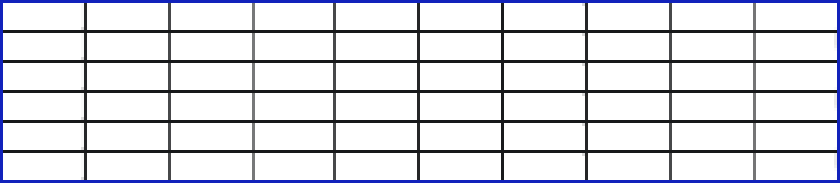
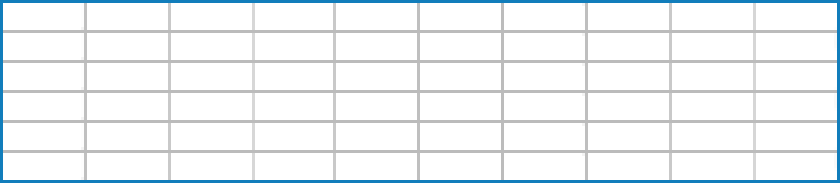
The second 840×183 image is a revision of the first. Changes to its layers:
painted on "Rectangle 1" over 0, 0, 840, 183
